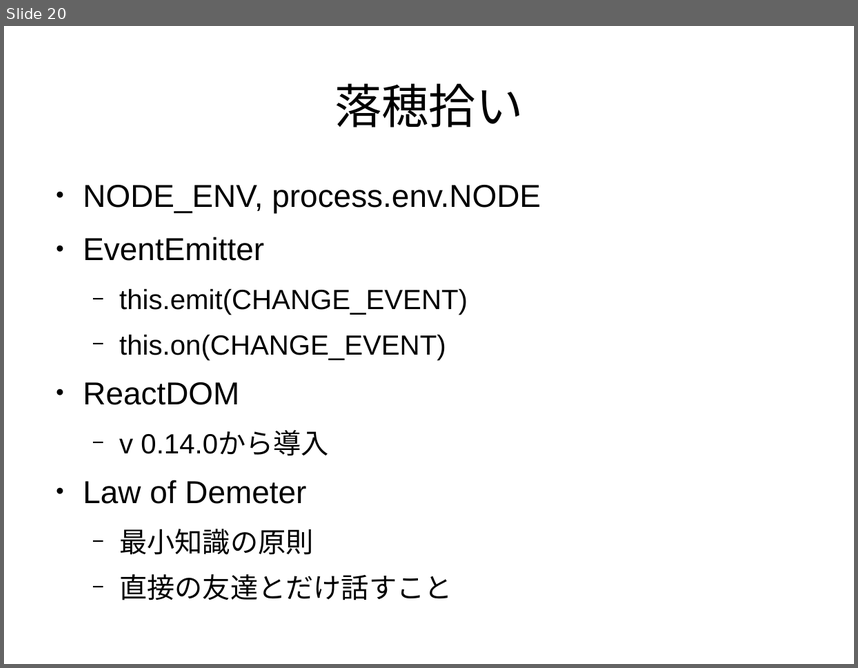
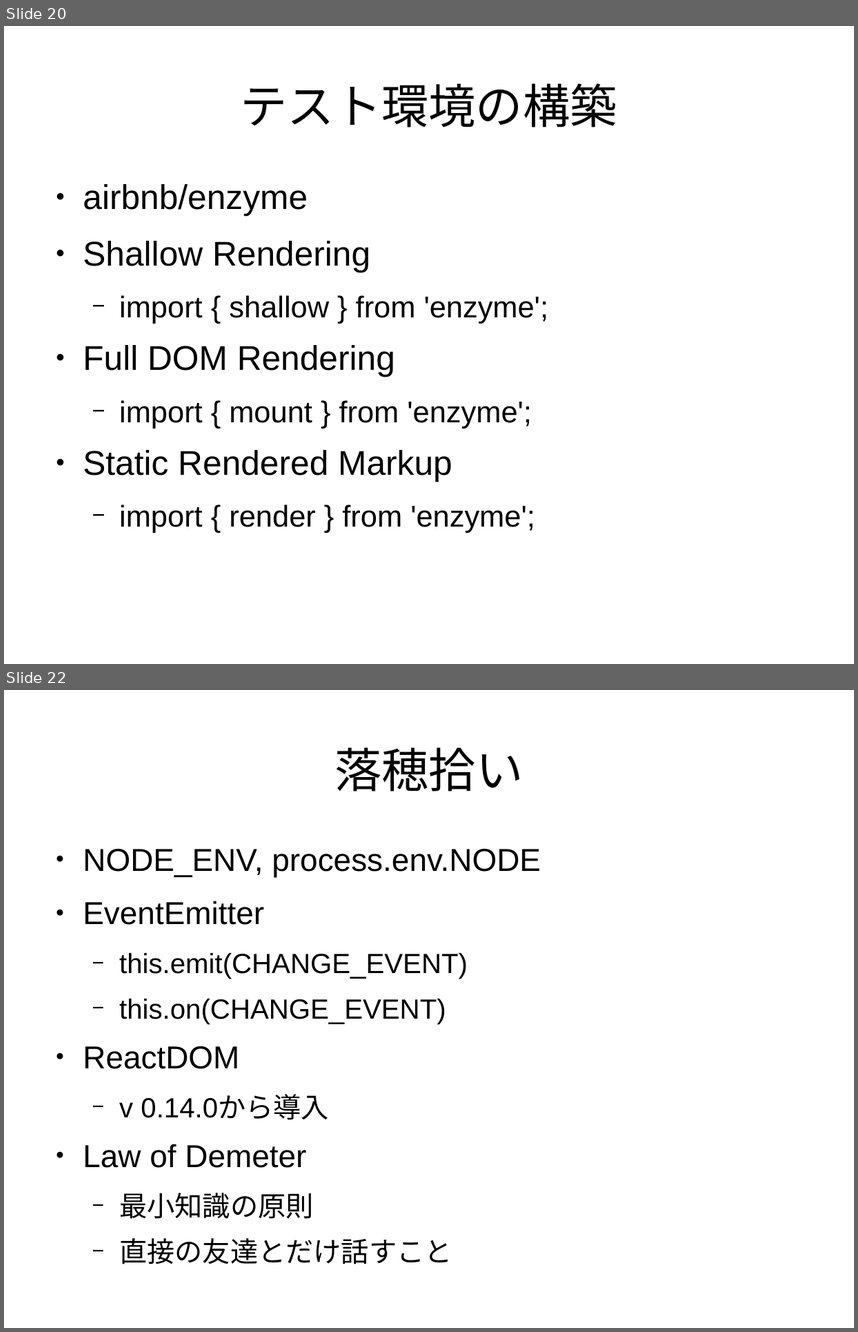
Before and after one commit to sallop/til, a slide deck: react入門.odp. Shown one above the other, each under a label of ours: slide 20 before the commit, slides 20 and 22 after it; the slides between them are not shown. The pictures are 858x668 and 858x1332 pixels, drawn with LibreOffice and Linux fonts; fonts in the diff are those of the drawing. Boxes give left, top, right and bottom in pixels: in the first picture for what was removed or moved away, otherwise in the second. Text is boxed around its words. In the diff, an @@ line names an element or a change of style, - is before the commit and + after.

Commit message:
enzyme need external library

```diff
--- a/react入門.odp
+++ b/react入門.odp
@@ slide 20 added at [4,26,854,664], background #FFFFFF @@
@@ title added at [241,83,617,127], 44 pt, text #000000 @@
+テスト環境の構築
@@ text added at [83,184,549,532], 28 pt, text #000000 @@
+● airbnb/enzyme
+● Shallow Rendering
+  − import { shallow } from 'enzyme';
+● Full DOM Rendering
+  − import { mount } from 'enzyme';
+● Static Rendered Markup
+  − import { render } from 'enzyme';
@@ what was slide 20 is now slide 22 @@
```
Also in this commit, not shown: 1 slide changed, 1 other slide added.
